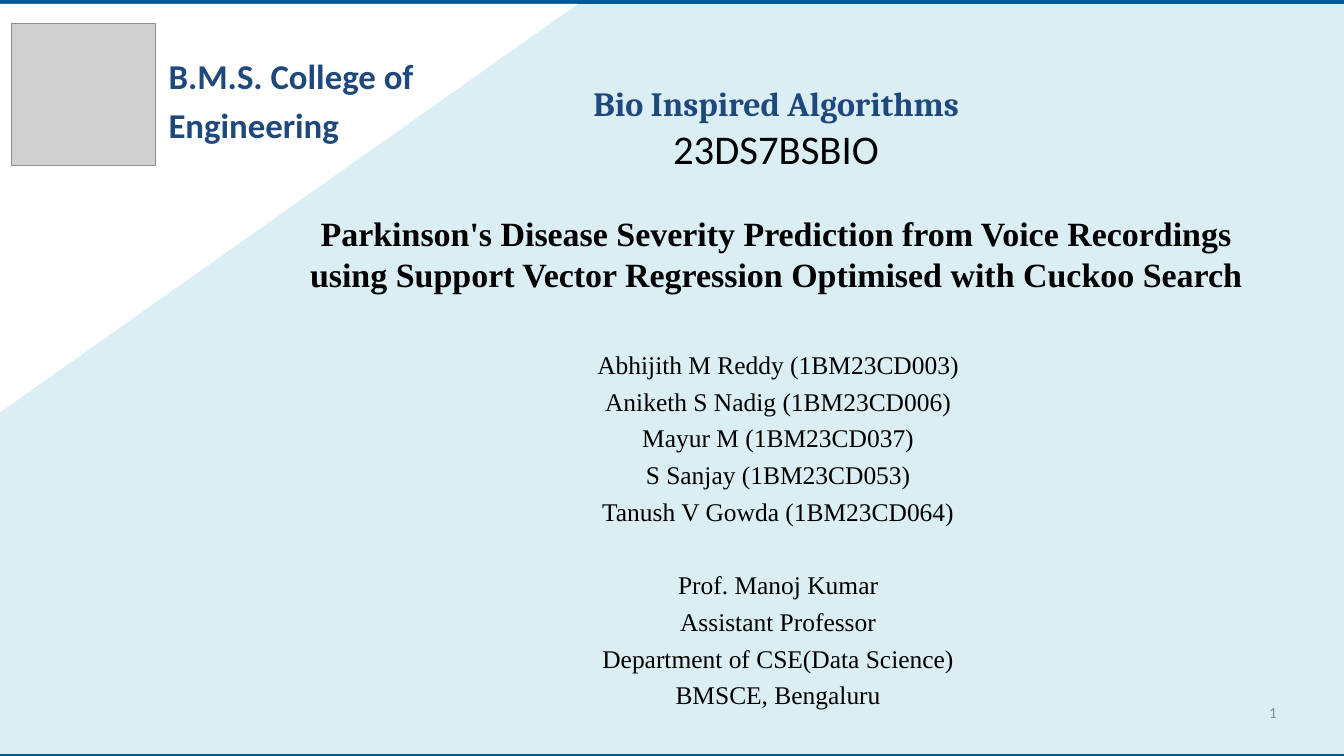
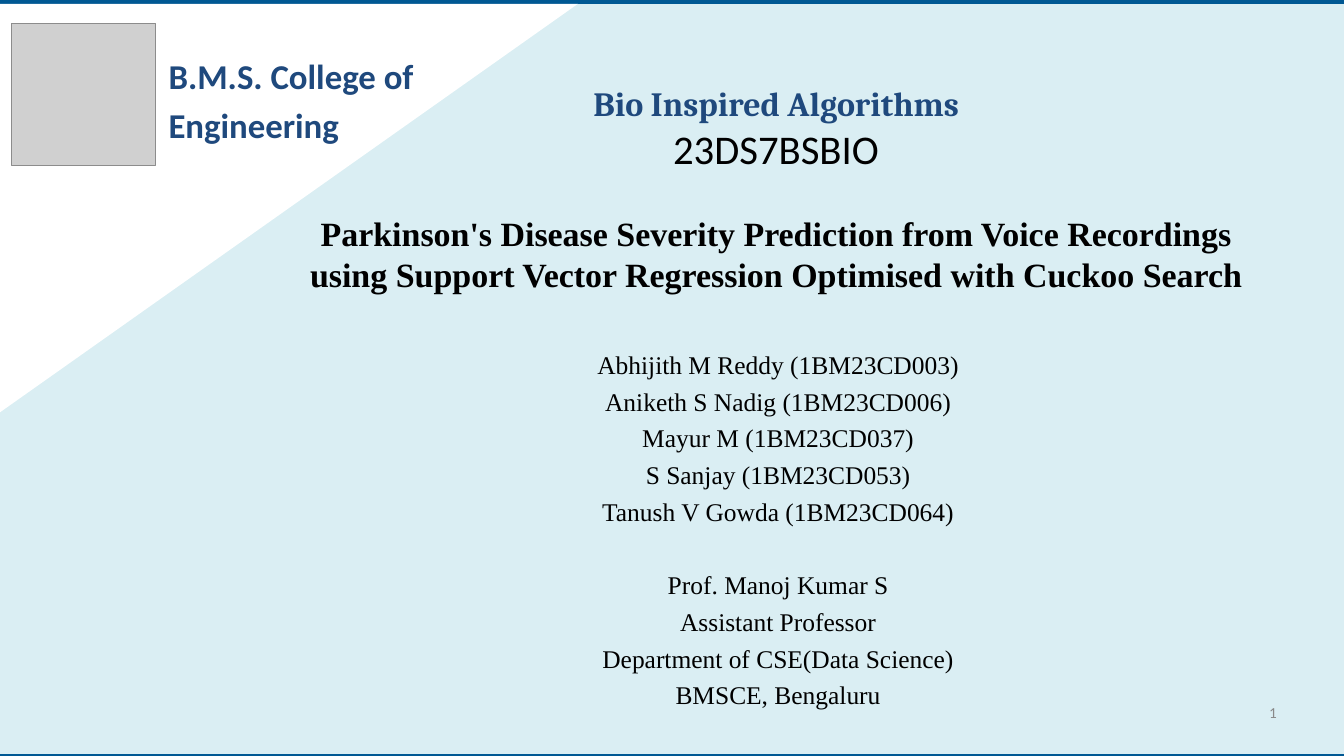
Before and after one commit to Aniketh2435/Parkinsons-Cuckoo-SVR, a slide deck: slide 1 of presentation/Group15_Cuckoo_SVR_Presentation.pptx. Drawn at 1344x756 pixels with LibreOffice and Linux fonts; fonts in the diff are those of the drawing; grey boxes stand for pictures; background and template pictures are left out. Boxes give left, top, right and bottom in pixels: in the first picture for what was removed or moved away, otherwise in the second. Text is boxed around its words. In the diff, an @@ line names an element or a change of style, - is before the commit and + after.

```diff
--- a/presentation/Group15_Cuckoo_SVR_Presentation.pptx
+++ b/presentation/Group15_Cuckoo_SVR_Presentation.pptx
@@ text at (668,576,888,600): text changed @@
-Prof. Manoj Kumar
+Prof. Manoj Kumar S
```
Also in this commit, not shown: 5 other files.
